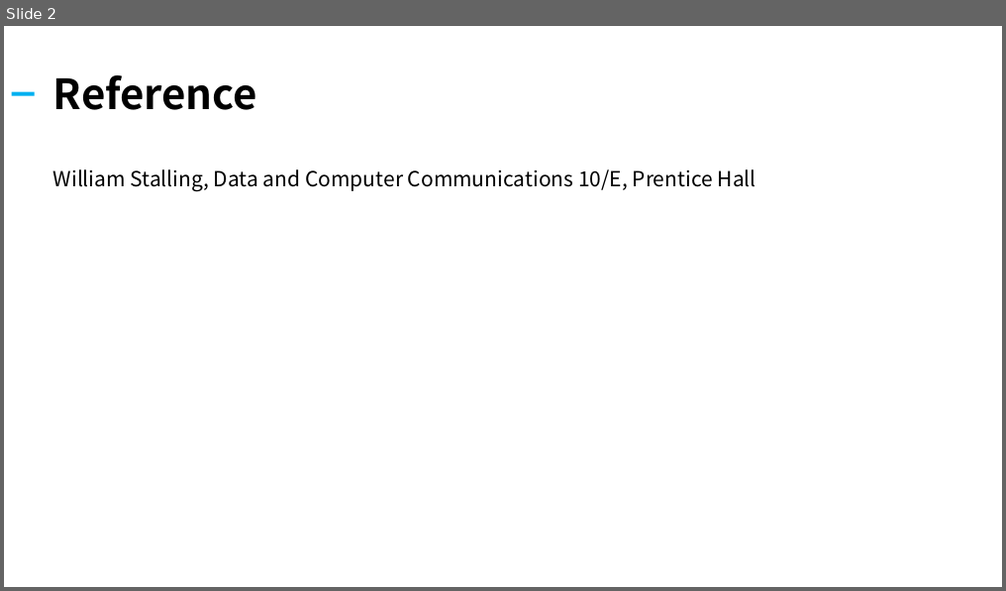
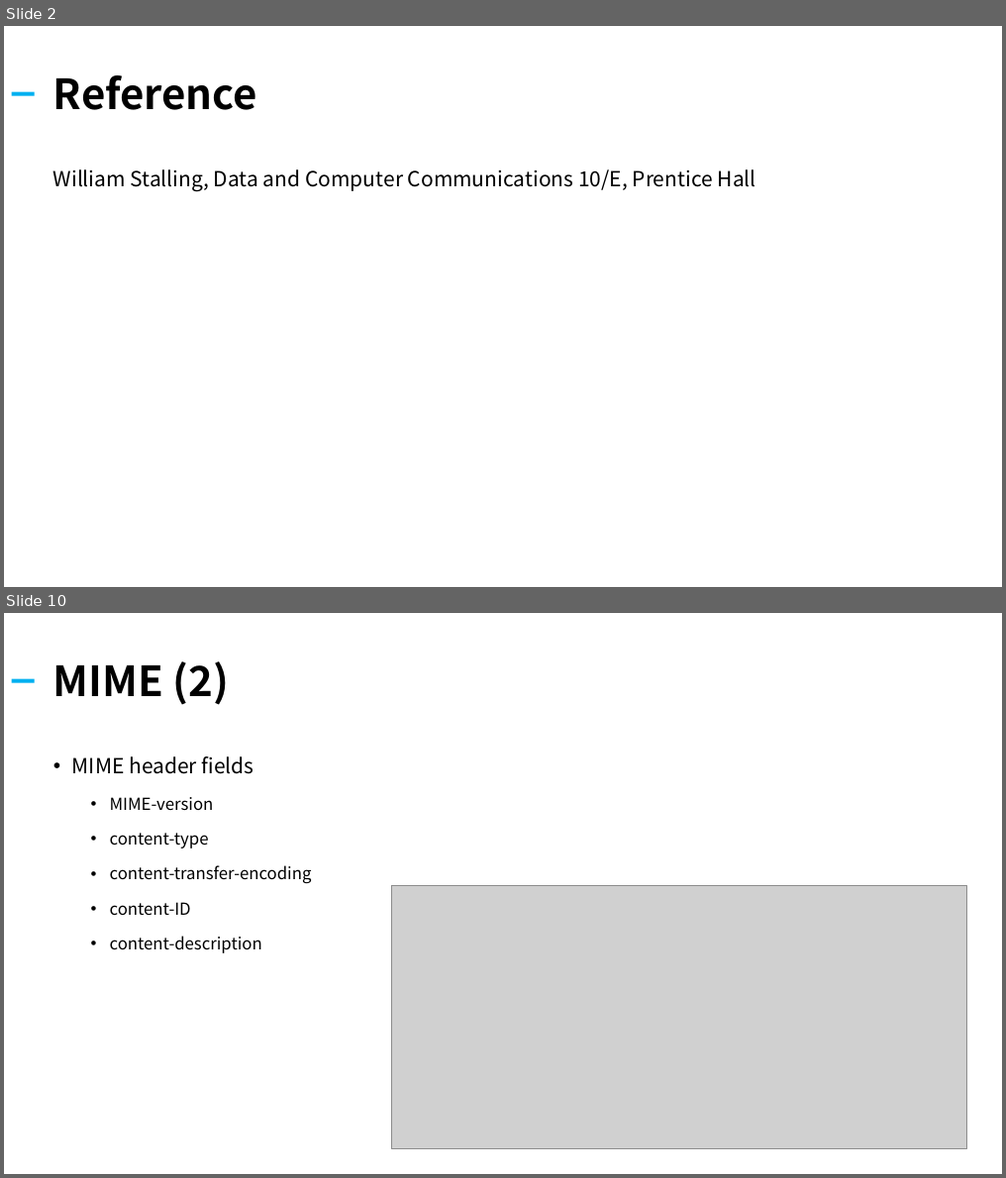
Before and after one commit to kiku99/AWS, a slide deck: Network/12. Network Internet Application.pptx. Shown one above the other, each under a label of ours: slide 2 before the commit, slides 2 and 10 after it; the slides between them are not shown. The pictures are 1006x591 and 1006x1178 pixels, drawn with LibreOffice and Linux fonts; fonts in the diff are those of the drawing; grey boxes stand for pictures. Boxes give left, top, right and bottom in pixels: in the first picture for what was removed or moved away, otherwise in the second. Text is boxed around its words. In the diff, an @@ line names an element or a change of style, - is before the commit and + after.

```diff
--- a/Network/12. Network Internet Application.pptx
+++ b/Network/12. Network Internet Application.pptx
@@ slide 10 added at (4,613,1002,1174), background #FFFFFF @@
@@ title added at (54,662,229,705), 40 pt, text #000000, bold @@
+MIME (2)
@@ rectangle added at (12,679,35,682), fill #00B0F0 @@
@@ text added at (72,757,312,954), 16 pt, text #000000 @@
+• MIME header fields
+  • MIME-version
+  • content-type
+  • content-transfer-encoding
+  • content-ID
+  • content-description
@@ picture added at (391,885,966,1149) @@
```
Also in this commit, not shown: 1 slide changed, 20 other slides added, 20 slides removed, 1 other file.
